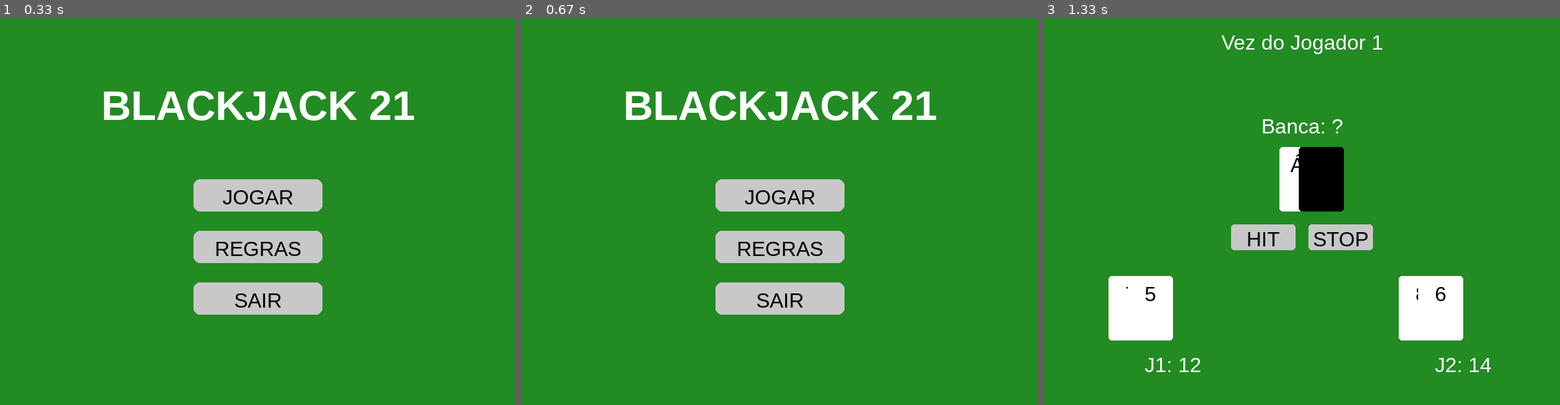
Above: before the commit, frames 1-3 (left to right).
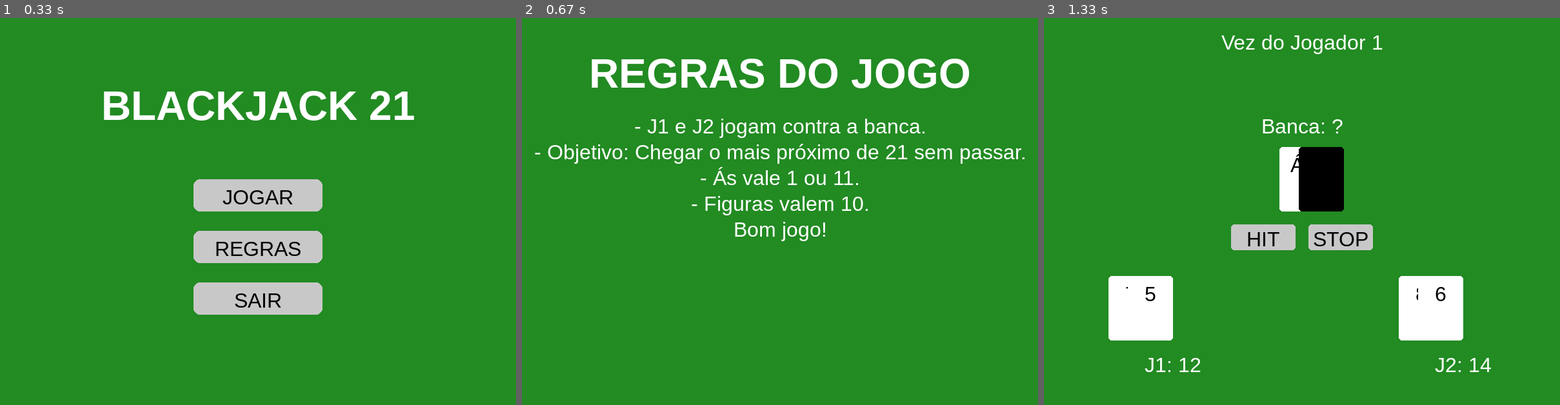
Above: after the commit, the same moments.

Repository: lukacb/Pygame---Blackjack
Game: pygame game, started from main.py
The game is run twice, just before and just after one commit, with the same random seed, the same clock (stepped at 60 frames per second) and the same inputs.
Inputs (mouse positions are in pixels of both pictures, inside the frame that each line leads up to):
- Up to frame 1 (0.33 s): no input
- Up to frame 2 (0.67 s): click "REGRAS" at 0.38 s
- Up to frame 3 (1.33 s): click (1302, 234) at 0.72 s; click "JOGAR" at 1.05 s

Frame 1 is identical in both runs. In frame 2, 13% of the frame differs, in the area x 2-98%, y 10-77%; in frame 3, nothing differs.

Commit message:
Tela regras

Diff:
--- a/main.py
+++ b/main.py
@@ -123,6 +123,28 @@
                 if botao_sair.collidepoint(mouse_pos):
                     pygame.quit()
                     sys.exit()
+
+        pygame.display.update()
+
+def tela_regras():
+    while True:
+        tela.fill(VERDE_MESA)
+        desenhar_texto("REGRAS DO JOGO", fonte_titulo, BRANCO, LARGURA // 2, 50)
+        regras = [
+            "- J1 e J2 jogam contra a banca.",
+            "- Objetivo: Chegar o mais próximo de 21 sem passar.",
+            "- Ás vale 1 ou 11.",
+            "- Figuras valem 10.",
+            "Bom jogo!"
+        ]
+        for i, linha in enumerate(regras):
+            desenhar_texto(linha, fonte_menu, BRANCO, LARGURA // 2, 150 + (i * 40))
+
+        for evento in pygame.event.get():
+            if evento.type == pygame.QUIT:
+                pygame.quit(); sys.exit()
+            if evento.type == pygame.MOUSEBUTTONDOWN:
+                return "MENU"
 
         pygame.display.update()
 
@@ -232,5 +254,5 @@
     elif estado == "JOGANDO":
         estado = jogar()
     elif estado == "REGRAS":
-        # Por enquanto, se não tiver a tela de regras, volta pro menu
+        estado = tela_regras()
         estado = "MENU"
